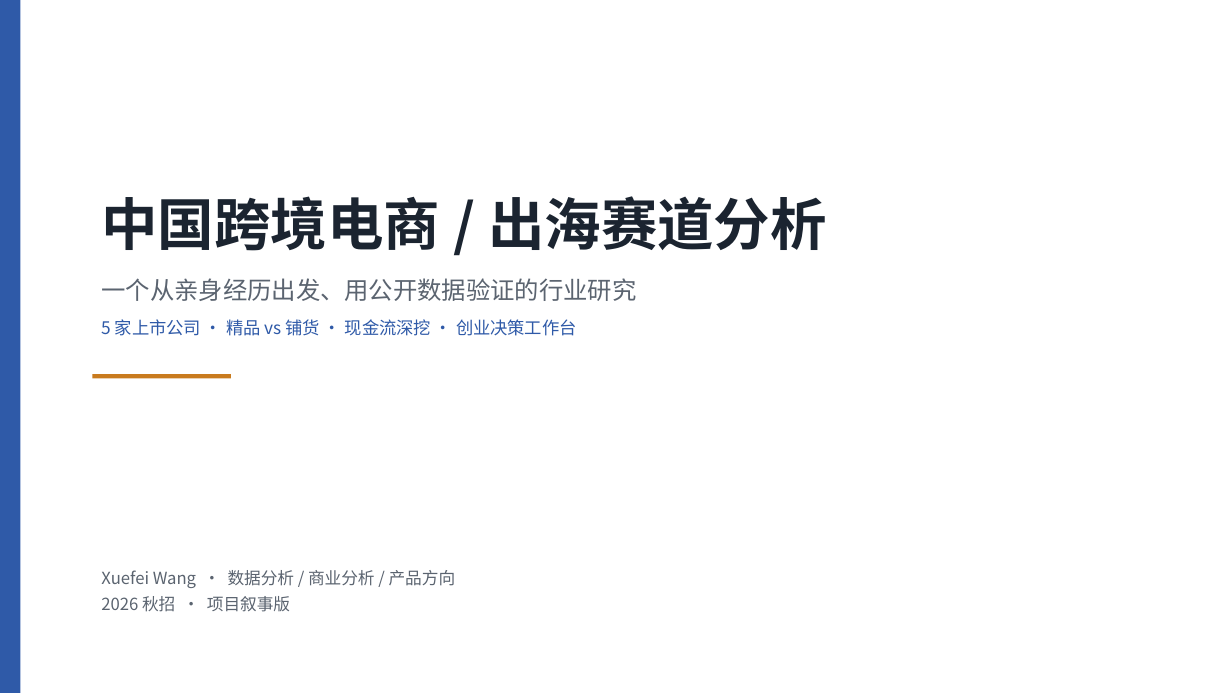
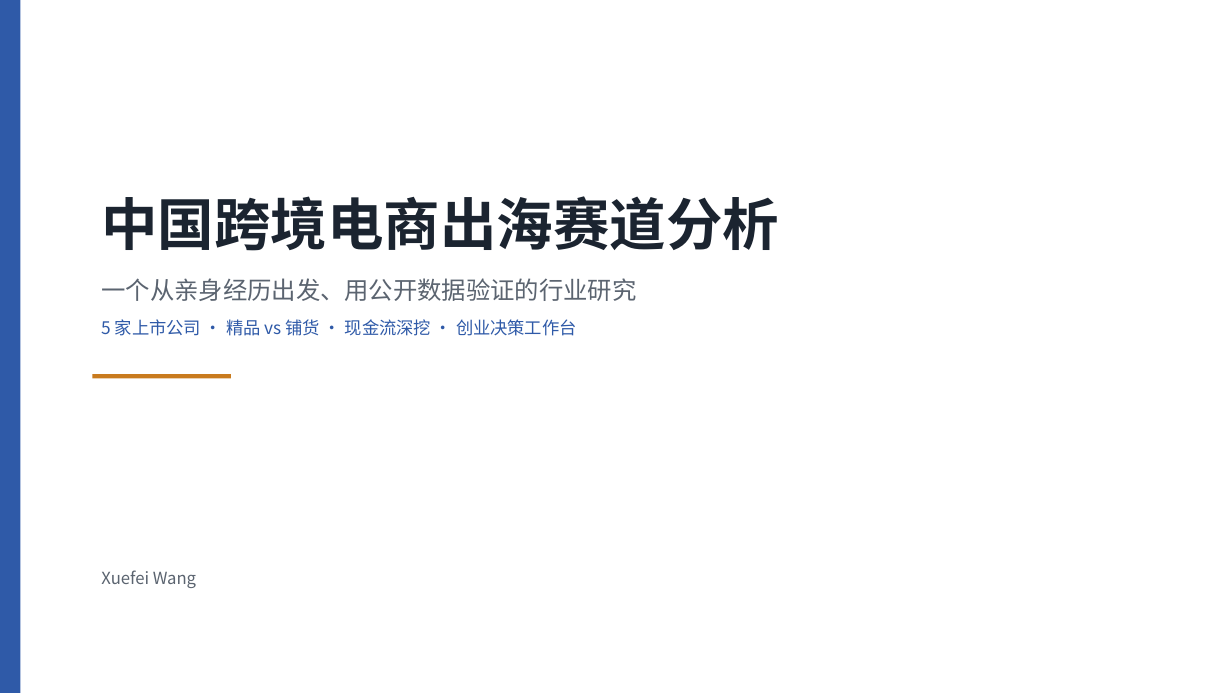
Before and after one commit to Ashely-sudo/cross-border-analysis, a slide deck: slide 1 of presentation/中国跨境电商出海赛道分析-项目故事-v2.pptx. Drawn at 1232x693 pixels with LibreOffice and Linux fonts; fonts in the diff are those of the drawing. Boxes give left, top, right and bottom in pixels: in the first picture for what was removed or moved away, otherwise in the second. Text is boxed around its words. In the diff, an @@ line names an element or a change of style, - is before the commit and + after.

```diff
--- a/presentation/中国跨境电商出海赛道分析-项目故事-v2.pptx
+++ b/presentation/中国跨境电商出海赛道分析-项目故事-v2.pptx
@@ text at (101, 196, 779, 251): text changed @@
-中国跨境电商 / 出海赛道分析
+中国跨境电商出海赛道分析
@@ text at (101, 570, 196, 588): text changed @@
-Xuefei Wang · 数据分析 / 商业分析 / 产品方向
-2026 秋招 · 项目叙事版
+Xuefei Wang
```
Also in this commit, not shown: 12 other slides changed, 1 slide removed.
